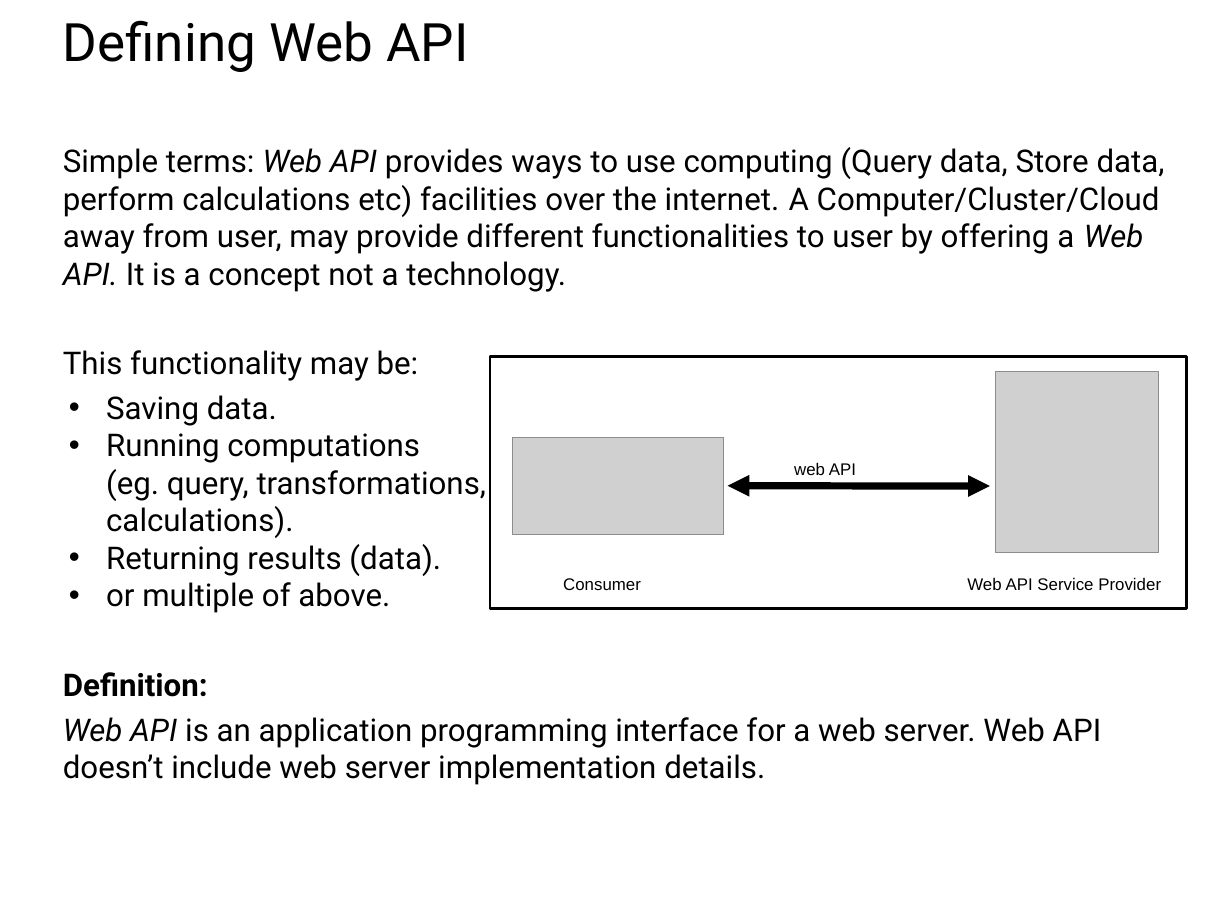
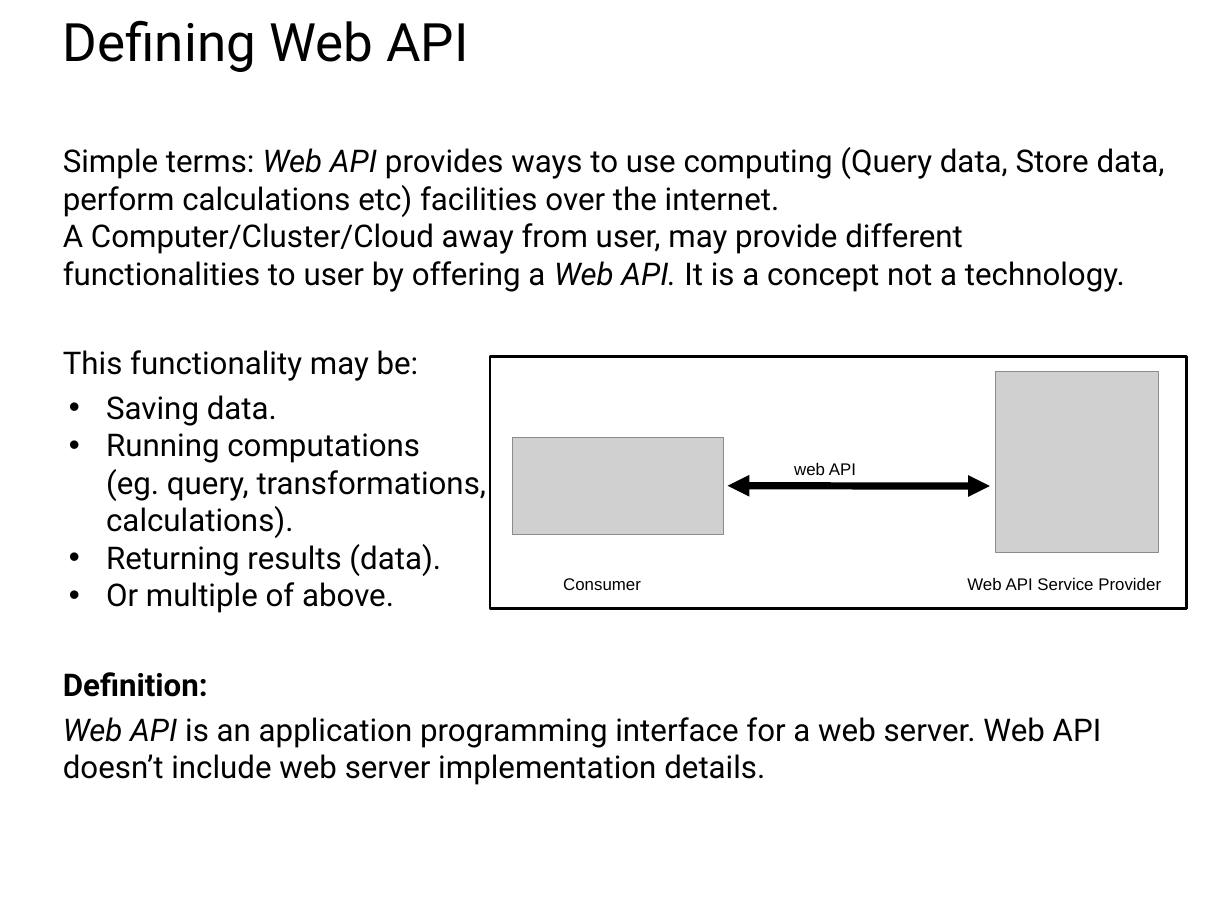
Before and after one commit to UCLA-LACC-2020/M4-Programming_Web_and_Databases, a slide deck: slide 9 of Web API_Databases_LACC2020.pptx. Drawn at 1232x924 pixels with LibreOffice and Linux fonts; fonts in the diff are those of the drawing; grey boxes stand for pictures. Boxes give left, top, right and bottom in pixels: in the first picture for what was removed or moved away, otherwise in the second. Text is boxed around its words. In the diff, an @@ line names an element or a change of style, - is before the commit and + after.

```diff
--- a/Web API_Databases_LACC2020.pptx
+++ b/Web API_Databases_LACC2020.pptx
@@ text at (63,147,1165,292): text changed @@
-Simple terms: Web API provides ways to use computing (Query data, Store data, perform calculations etc) facilities over the internet. A Computer/Cluster/Cloud away from user, may provide different functionalities to user by offering a Web API. It is a concept not a technology.
+Simple terms: Web API provides ways to use computing (Query data, Store data, perform calculations etc) facilities over the internet.
+A Computer/Cluster/Cloud away from user, may provide different functionalities to user by offering a Web API. It is a concept not a technology.
@@ text at (106,582,394,613): text changed @@
-• or multiple of above.
+• Or multiple of above.
```
Also in this commit, not shown: 2 other slides changed.
